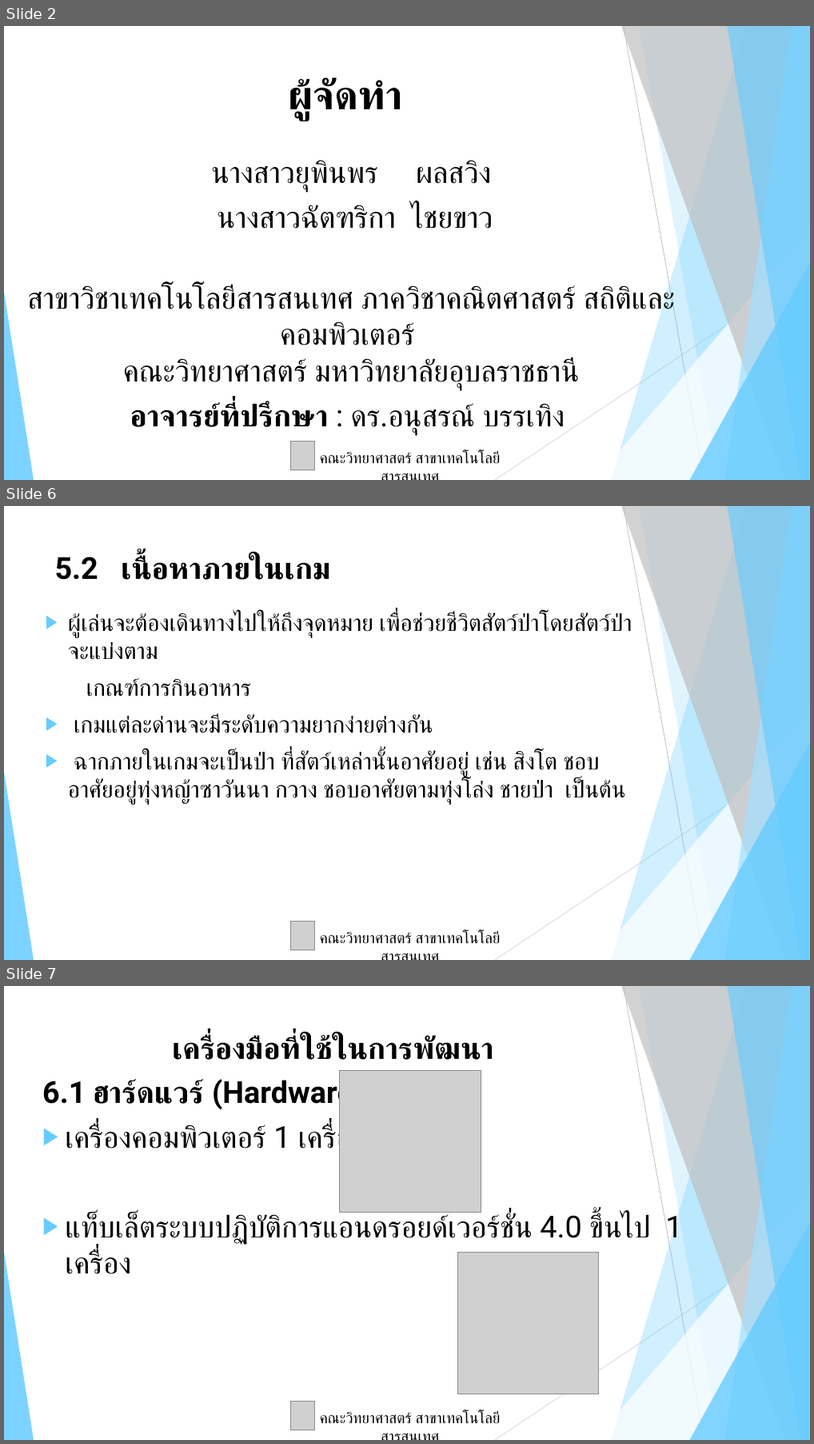
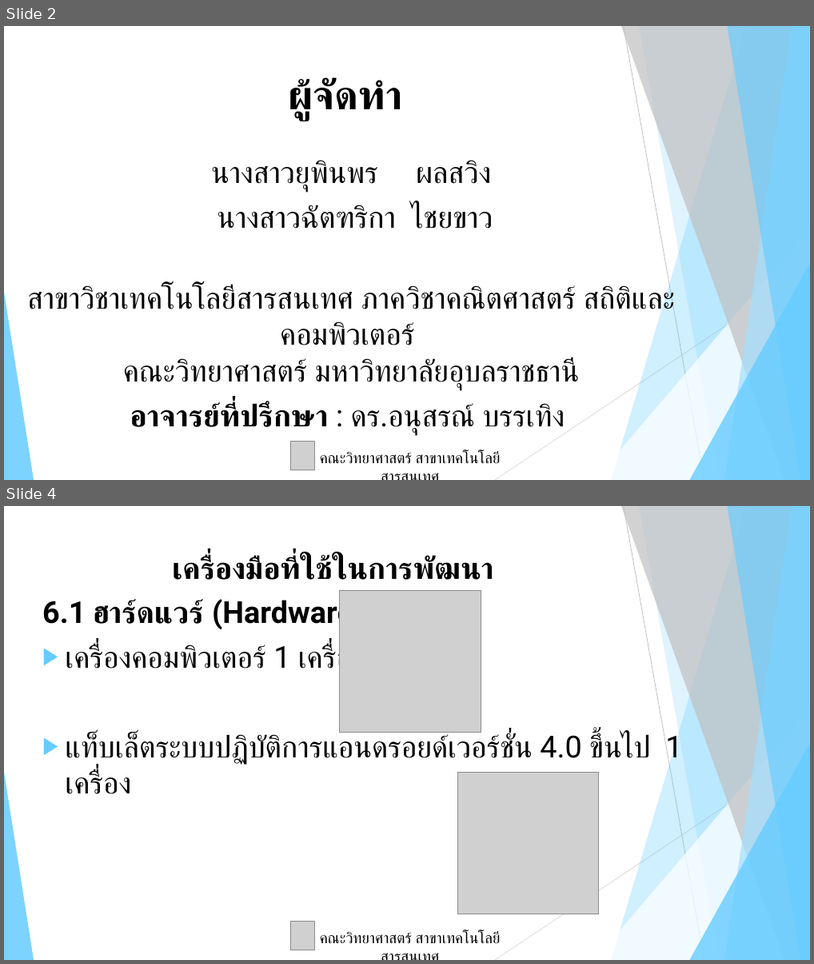
Before and after one commit to yupinpon/final_project, a slide deck: ppt/สอบความก้าวหน้ครั้งที่1.pptx. Shown one above the other, each under a label of ours: slides 2, 6 and 7 before the commit, slides 2 and 4 after it; the slides between them are not shown. The pictures are 814x1444 and 814x964 pixels, drawn with LibreOffice and Linux fonts; fonts in the diff are those of the drawing; grey boxes stand for pictures. Boxes give left, top, right and bottom in pixels: in the first picture for what was removed or moved away, otherwise in the second. Text is boxed around its words. In the diff, an @@ line names an element or a change of style, - is before the commit and + after.

```diff
--- a/ppt/สอบความก้าวหน้ครั้งที่1.pptx
+++ b/ppt/สอบความก้าวหน้ครั้งที่1.pptx
@@ slide 6 removed at (x1=4, y1=506, x2=810, y2=960), background #FFFFFF; not listed: 10 template elements that a slide beside it also shows @@
@@ title removed at (x1=55, y1=556, x2=331, y2=580) @@
-5.2 เนื้อหาภายในเกม
@@ text removed at (x1=68, y1=612, x2=626, y2=804) @@
-▶ ผู้เล่นจะต้องเดินทางไปให้ถึงจุดหมาย เพื่อช่วยชีวิตสัตว์ป่าโดยสัตว์ป่าจะแบ่งตาม
-เกณฑ์การกินอาหาร
-▶ เกมแต่ละด่านจะมีระดับความยากง่ายต่างกัน
-▶ ฉากภายในเกมจะเป็นป่า ที่สัตว์เหล่านั้นอาศัยอยู่ เช่น สิงโต ชอบอาศัยอยู่ทุ่งหญ้าซาวันนา กวาง ชอบอาศัยตามทุ่งโล่ง ชายป่า เป็นต้น
@@ picture removed at (x1=290, y1=921, x2=314, y2=950) @@
@@ text removed at (x1=320, y1=932, x2=501, y2=943) @@
-คณะวิทยาศาสตร์ สาขาเทคโนโลยีสารสนเทศ
@@ what was slide 7 is now slide 4 @@
```
Also in this commit, not shown: 3 slides changed, 3 slides added, 1 other file.
